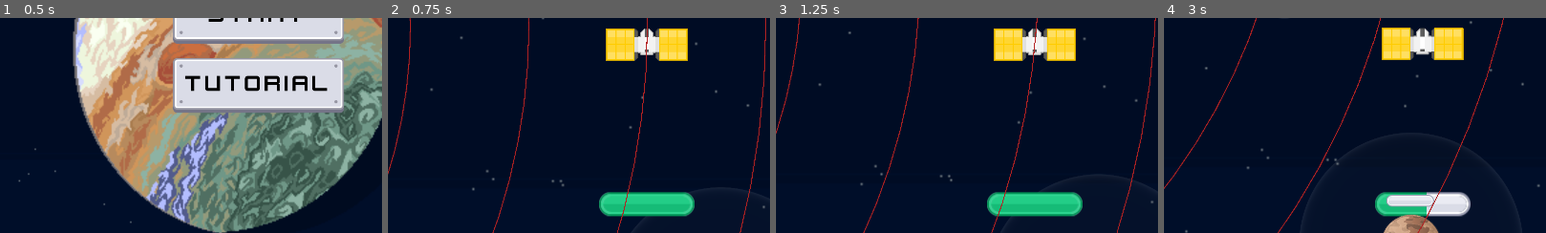
Above: before the commit, frames 1-4 (left to right).
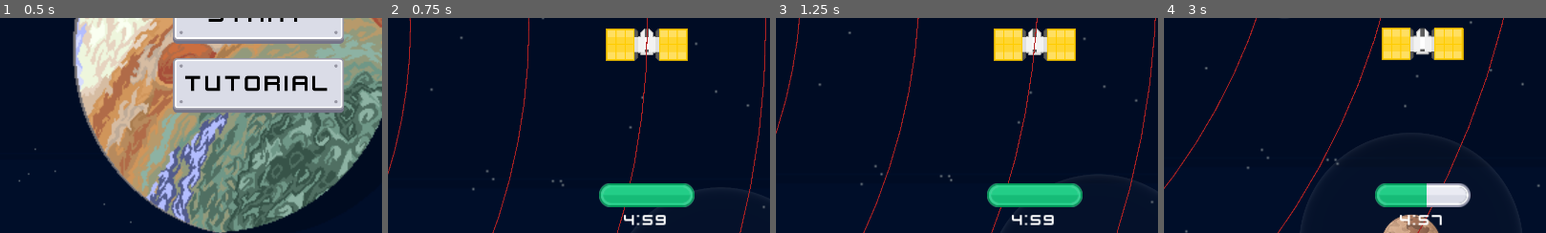
Above: after the commit, the same moments.

Repository: ThreeChooseOne/loopiter
Game: Godot game, scene res://root_scene.tscn
Same seed, same stepped clock (60 frames per second), same inputs: the game is played once before the commit and once after it.
Inputs:
- Up to frame 1 (0.5 s): no input
- Up to frame 2 (0.75 s): click "Start" at 0.5 s
- Up to frame 3 (1.25 s): no input
- Up to frame 4 (3 s): tap Enter at 1.25 s; hold D 1.28-2.03 s; tap I at 1.35 s; hold Down 2.03-2.78 s; tap O at 2.1 s; hold D from 2.78 s (still down); tap V at 2.85 s
The pictures show only the part of the screen within x 16-66%, y 44-94%; the shares and areas given below are measured in that part.

Frame 1 is identical in both runs. In frame 2, 2.9% of the frame differs, in the area x 55-81%, y 76-97%; in frame 3, 2.9%; in frame 4, 3.4%.

Commit message:
add player hud showing time left

Diff:
--- a/main.gd
+++ b/main.gd
@@ -23,9 +23,11 @@
 signal habitable_moon_discovered(moon: OrbitingBody)
 
 @onready var camera = %PlayerCamera
-@onready var fuel = %Fuel
+@onready var fuel = %PlayerHUD/Fuel
+@onready var hud = %PlayerHUD
 
 const fuel_cost = 20
+var move_hud: Vector2 = Vector2.ZERO
 
 const num_orbits = 21
 const moons_per_orbit = 3
@@ -90,6 +92,10 @@
 
 	# Connect to habitable moon discovery
 	habitable_moon_discovered.connect(_on_habitable_moon_discovered)
+
+	# compute HUD position transform
+	var viewport_size = get_viewport_rect().size
+	move_hud = Vector2(-viewport_size.x/2, -300)
 
 	print("Habitable Moon System initialized - ", TOTAL_MOONS, " moons, ", "%.1f" % HABITABLE_CHANCE_PER_COMPLETION, "% chance per completion")
 
@@ -319,6 +325,10 @@
 func _process(delta: float) -> void:
 	camera.position = player.position
 	fuel.value = fuel.value + 20 * delta
+	var time_left_secs = $GameOverTimer.time_left
+	var minutes = int(time_left_secs / 60)
+	var seconds: int = time_left_secs - (minutes*60)
+	$PlayerCamera/PlayerHUD/Timer.text = "%s:%02d" % [str(minutes), seconds]
 
 	# Example Code:
 	#
--- a/main.tscn
+++ b/main.tscn
@@ -69,16 +69,27 @@
 layout_mode = 2
 text = "Retry"
 
-[node name="Fuel" type="TextureProgressBar" parent="PlayerCamera"]
+[node name="PlayerHUD" type="VBoxContainer" parent="PlayerCamera"]
 unique_name_in_owner = true
+z_index = 100
+z_as_relative = false
 offset_left = -48.0
-offset_top = 150.0
+offset_top = 141.0
 offset_right = 48.0
-offset_bottom = 174.0
+offset_bottom = 187.0
+
+[node name="Fuel" type="TextureProgressBar" parent="PlayerCamera/PlayerHUD"]
+layout_mode = 2
 step = 0.01
 value = 100.0
 texture_under = ExtResource("3_lquwl")
 texture_progress = ExtResource("4_7mycd")
+
+[node name="Timer" type="Label" parent="PlayerCamera/PlayerHUD"]
+layout_mode = 2
+theme = ExtResource("7_5vw27")
+text = "5:00"
+horizontal_alignment = 1
 
 [node name="DebugCanvas" type="Node2D" parent="."]
 script = ExtResource("7_272bh")
Not shown: 1 places in main.tscn that only renumber resources
